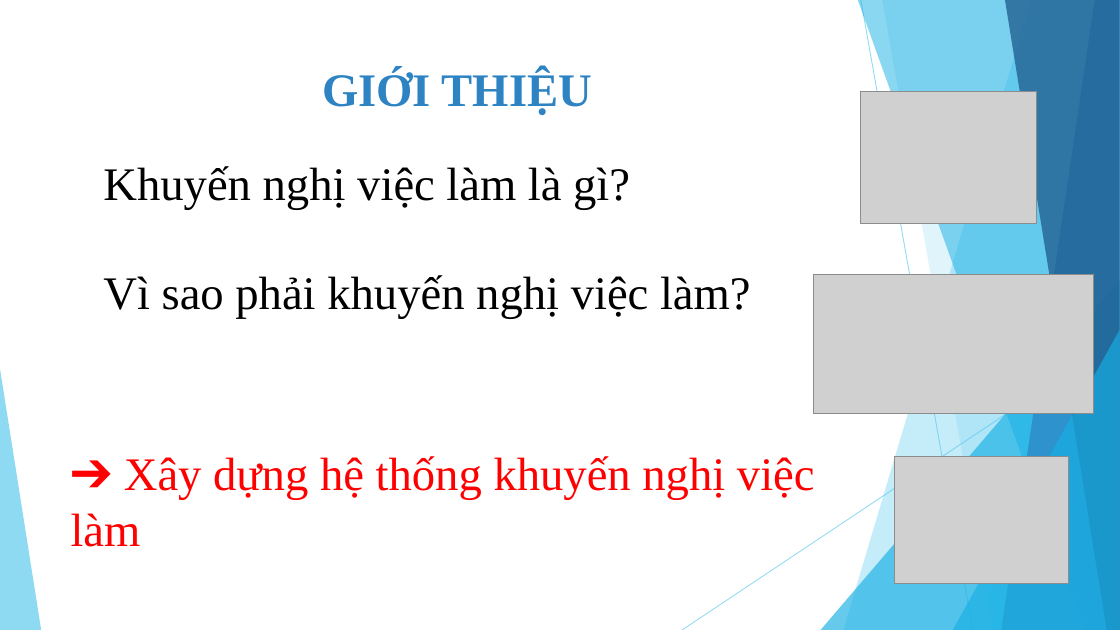
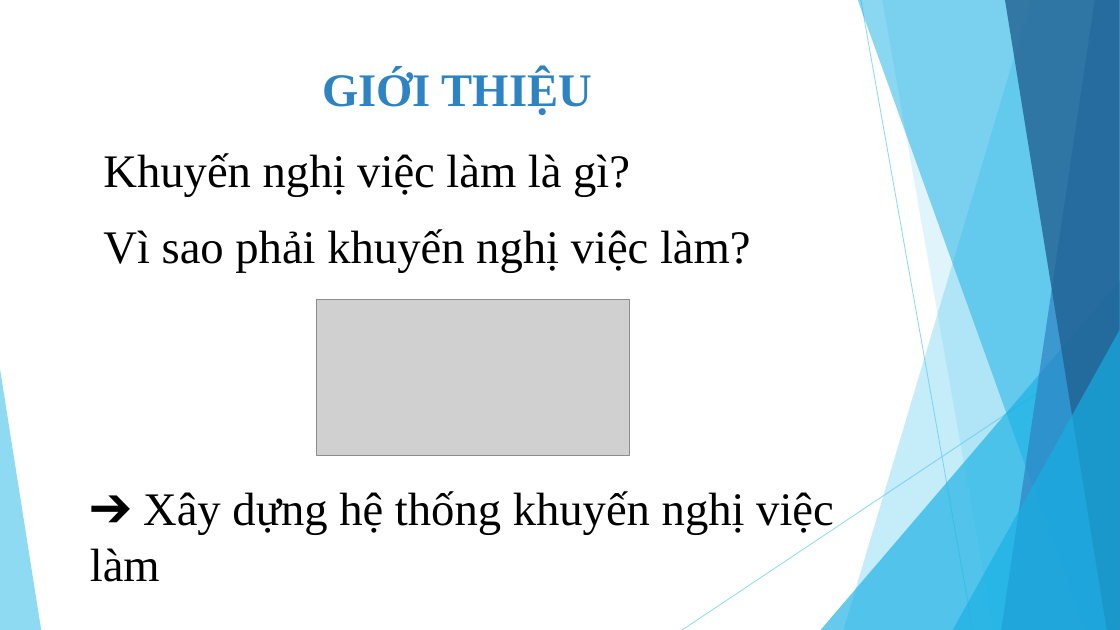
Before and after one commit to tuyennta/JobRecSys, a slide deck: slide 3 of Documents/Báo cáo/Bao cao KLTN_2.pptx. Drawn at 1120x630 pixels with LibreOffice and Linux fonts; fonts in the diff are those of the drawing; grey boxes stand for pictures. Boxes give left, top, right and bottom in pixels: in the first picture for what was removed or moved away, otherwise in the second. Text is boxed around its words. In the diff, an @@ line names an element or a change of style, - is before the commit and + after.

```diff
--- a/Documents/Báo cáo/Bao cao KLTN_2.pptx
+++ b/Documents/Báo cáo/Bao cao KLTN_2.pptx
@@ picture removed at (860,92,1037,223) @@
@@ text "Khuyến nghị việc làm là ...": place and size @@
-text "Khuyến nghị việc làm là ..." at (103,166,630,210)
+text "Khuyến nghị việc làm là ..." at (103,153,630,197)
@@ text "Vì sao phải khuyến nghị ...": place and size @@
-text "Vì sao phải khuyến nghị ..." at (103,275,751,319)
+text "Vì sao phải khuyến nghị ..." at (103,229,751,272)
@@ picture: place and size @@
-picture at (813,274,1094,413)
+picture at (317,300,629,455)
@@ text "➔ Xây dựng hệ thống ...": place and size @@
-text "➔ Xây dựng hệ thống ..." at (71,456,815,547)
+text "➔ Xây dựng hệ thống ..." at (90,491,834,582)
@@ text "➔ Xây dựng hệ thống ..." at (90,491,834,582): text colour #FF0000 to #000000 @@
@@ picture removed at (895,456,1069,583) @@
```
Also in this commit, not shown: 6 other slides changed.
